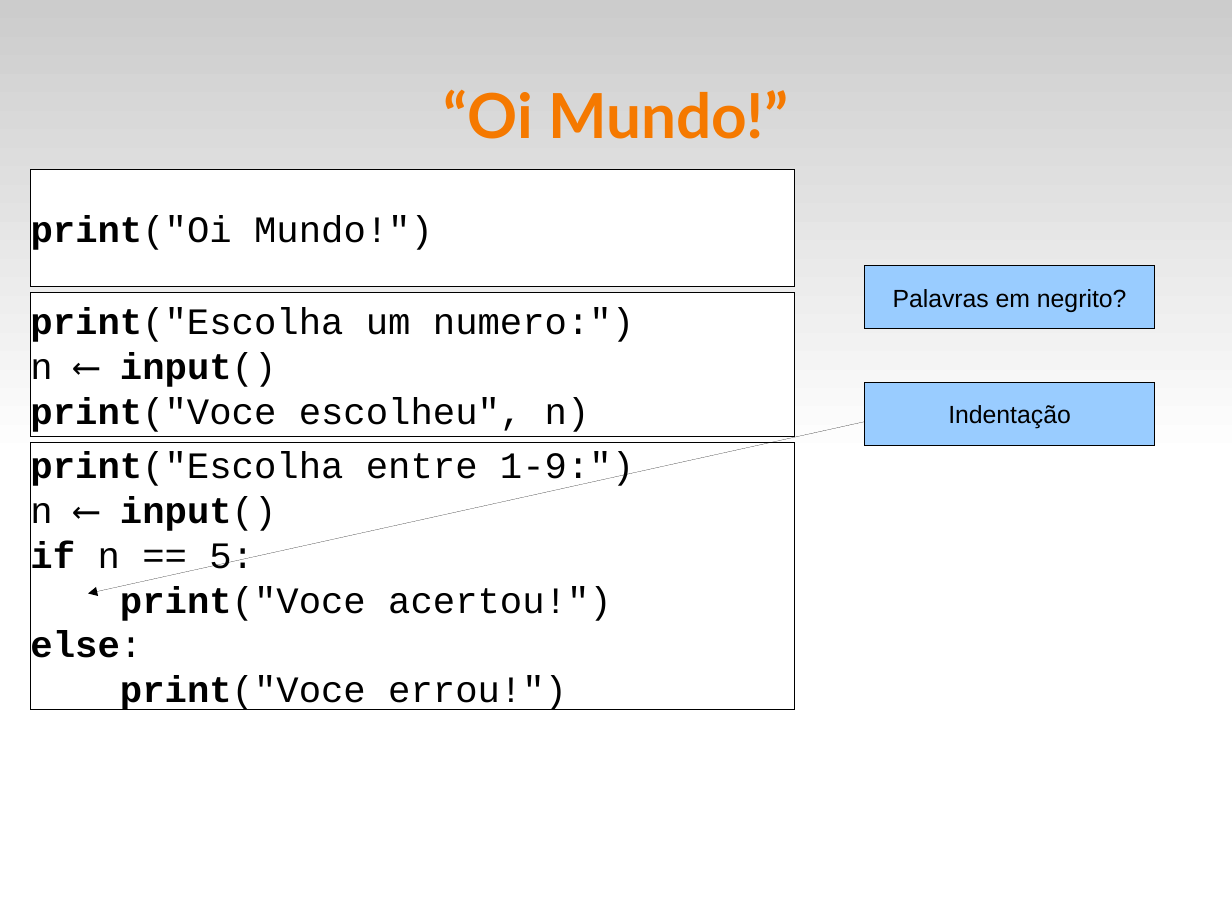
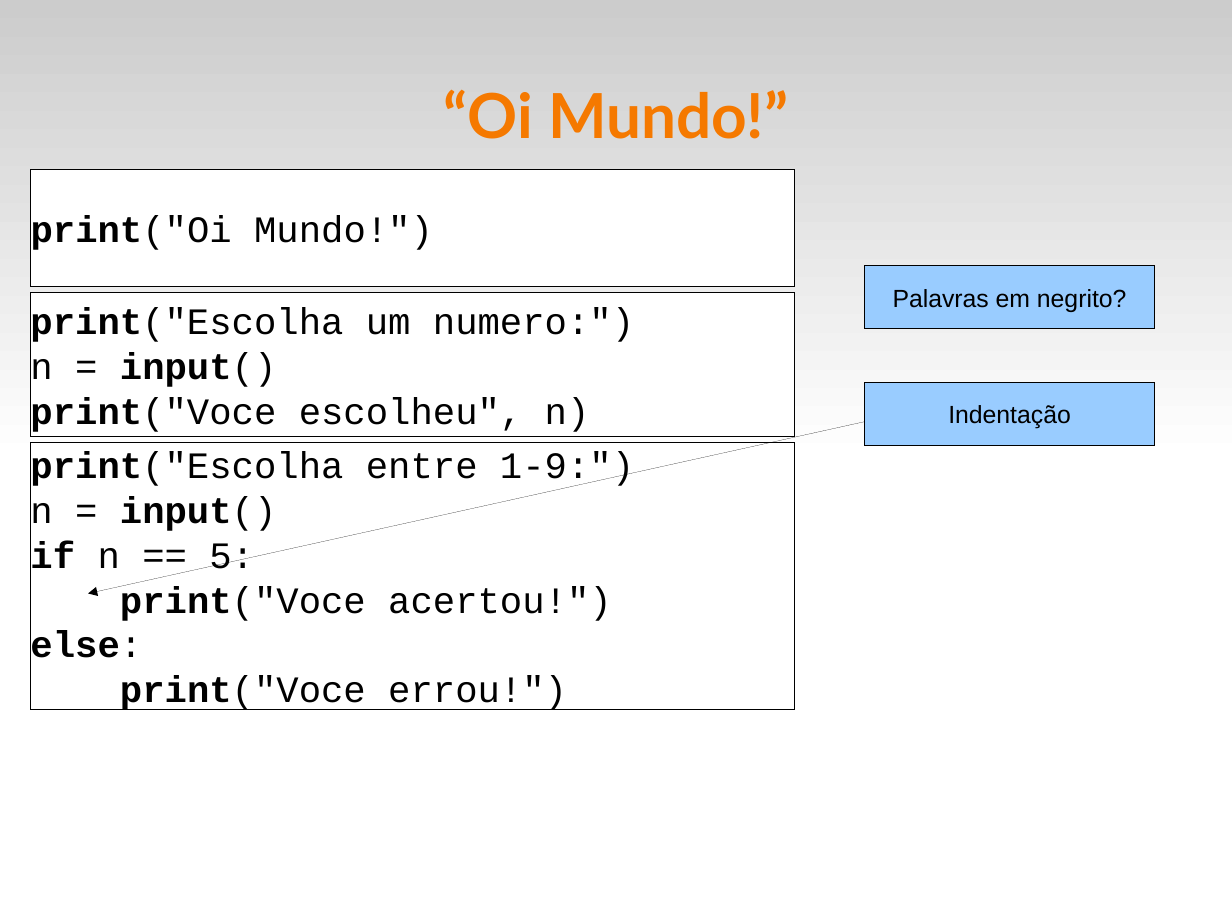
Before and after one commit to fsantanna-uerj/LP1, a slide deck: slide 2 of Slides/lp1-01-python.odp. Drawn at 1232x924 pixels with LibreOffice and Linux fonts; fonts in the diff are those of the drawing. Boxes give left, top, right and bottom in pixels: in the first picture for what was removed or moved away, otherwise in the second. Text is boxed around its words. In the diff, an @@ line names an element or a change of style, - is before the commit and + after.

```diff
--- a/Slides/lp1-01-python.odp
+++ b/Slides/lp1-01-python.odp
@@ text in rectangle at [30, 352, 276, 389]: text changed @@
-n ⟵ input()
+n = input()
@@ text in rectangle at [30, 497, 276, 534]: text changed @@
-n ⟵ input()
+n = input()
```
Also in this commit, not shown: 2 other slides changed, 1 other file.
